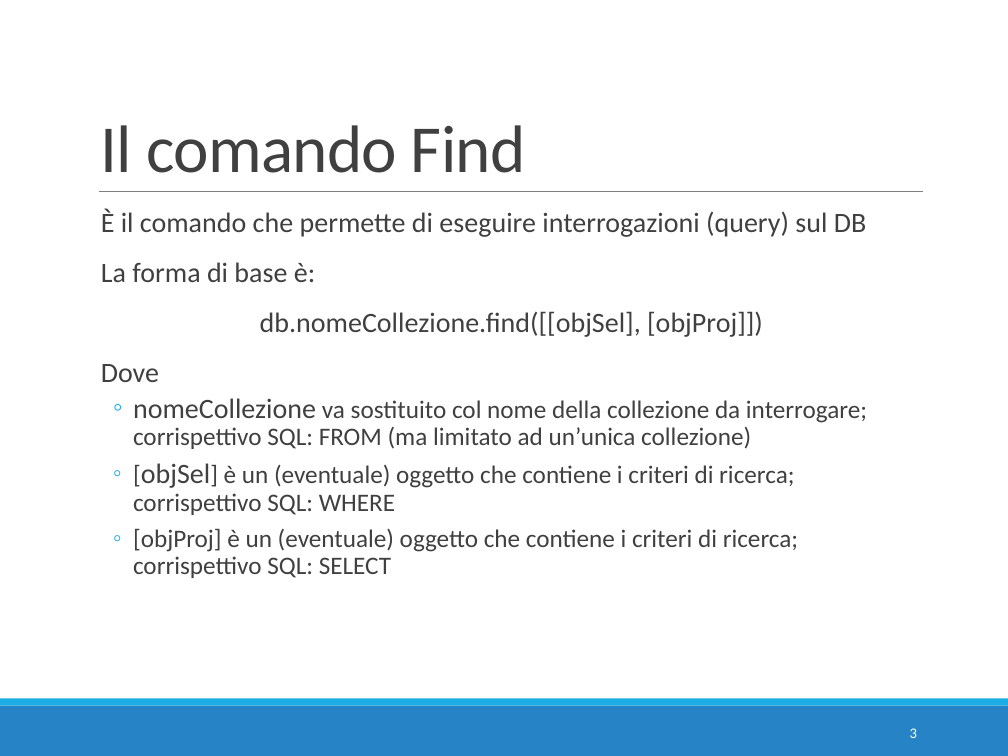
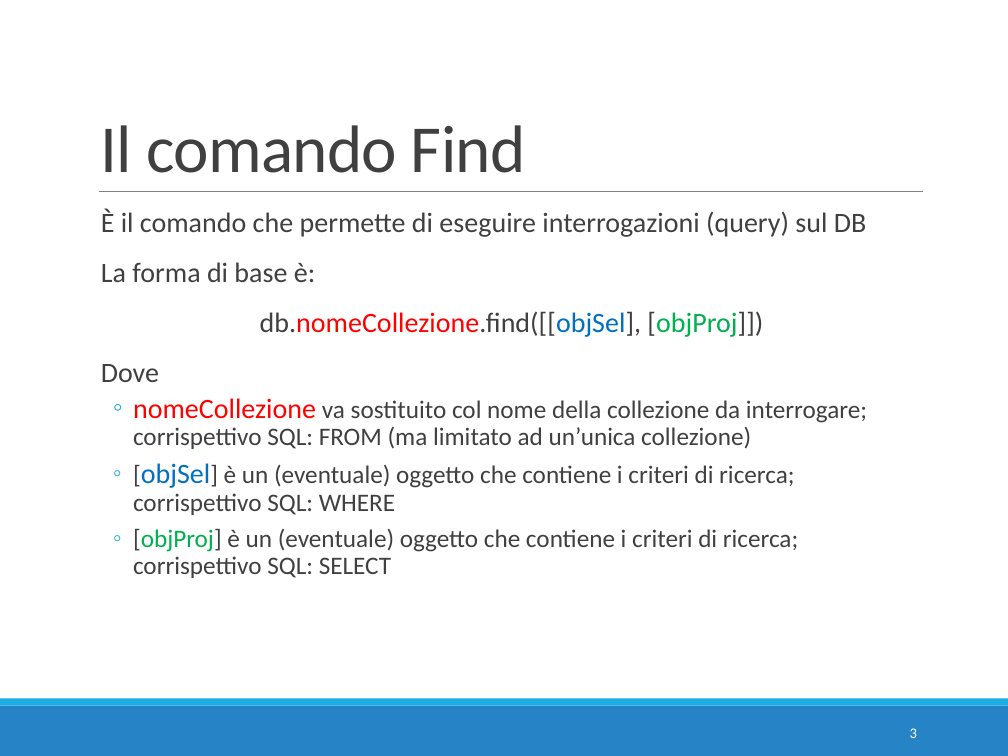
Before and after one commit to w4bo/teaching-nosql, a slide deck: slide 3 of slides/06 - E6 - MongoDB Find.pptx. Drawn at 1008x756 pixels with LibreOffice and Linux fonts; fonts in the diff are those of the drawing. Boxes give left, top, right and bottom in pixels: in the first picture for what was removed or moved away, otherwise in the second. Text is boxed around its words. In the diff, an @@ line names an element or a change of style, - is before the commit and + after.

Commit message:
update slides

```diff
--- a/slides/06 - E6 - MongoDB Find.pptx
+++ b/slides/06 - E6 - MongoDB Find.pptx
@@ text at bbox=[133, 311, 867, 578]: text colour #404040 to #FF0000 in "db.nomeCollezione.find([[objSel],", "nomeCollezione"; text colour #404040 to #0070C0 in "db.nomeCollezione.find([[objSel],", "[objSel]"; text colour #404040 to #00B050 in "[objProj]])", "[objProj]" @@
```
